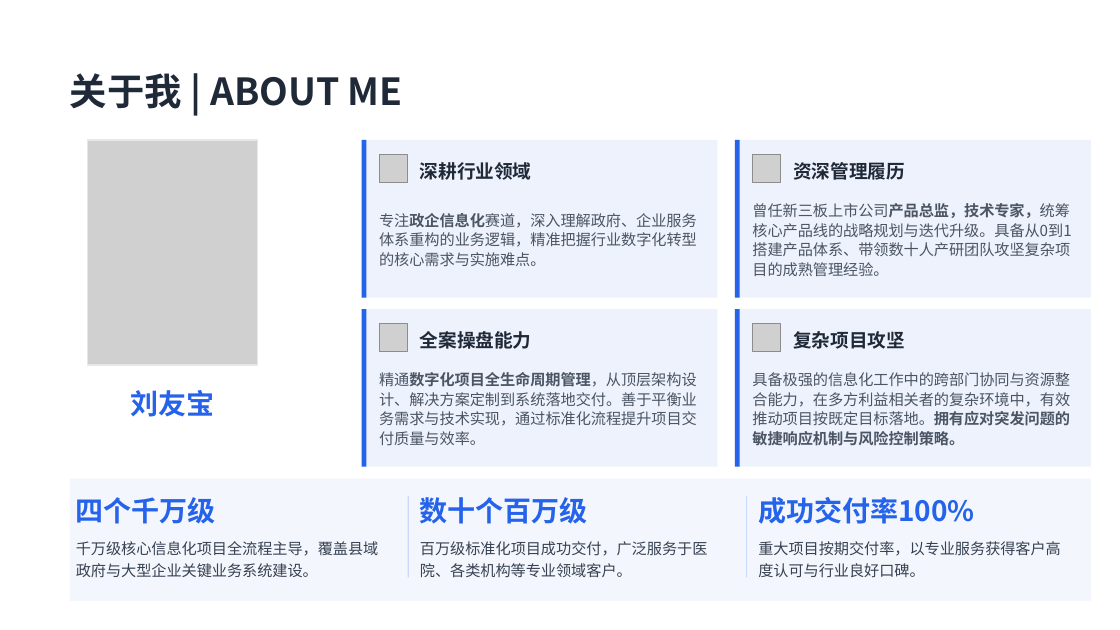
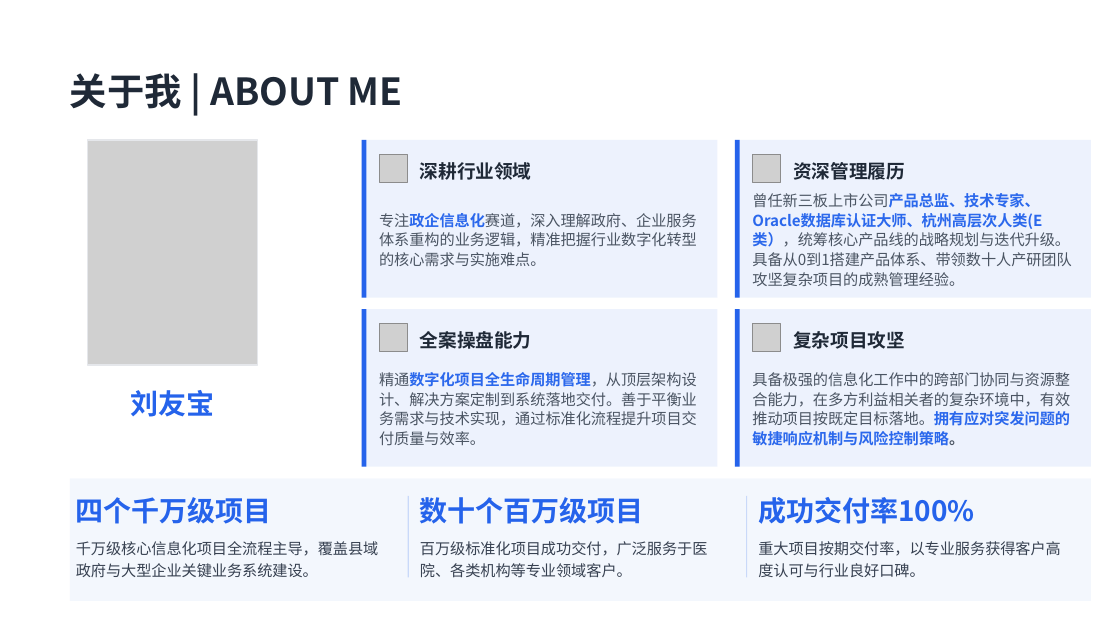
Before and after one commit to user007a/project, a slide deck: slide 1 of pro_sanzhutraining/docs/项目建设方案.pptx (slide 2 before the commit). Drawn at 1120x630 pixels with LibreOffice and Linux fonts; fonts in the diff are those of the drawing; grey boxes stand for pictures. Boxes give left, top, right and bottom in pixels: in the first picture for what was removed or moved away, otherwise in the second. Text is boxed around its words. In the diff, an @@ line names an element or a change of style, - is before the commit and + after.

```diff
--- a/pro_sanzhutraining/docs/项目建设方案.pptx
+++ b/pro_sanzhutraining/docs/项目建设方案.pptx
@@ text "专注政企信息化赛道，深入理解政府、企业服务体系重构的业务逻辑，精准把握行业数字化转型的核心需求与实施难点。" at box(379, 213, 697, 266): text colour #4B5563 to #2B68EC in "专注政企信息化赛道，深入理解政府、企业服务体系重构的业务逻辑，精准把握行业数字化转型的核心需求与实施难点。" @@
@@ text at box(752, 193, 1071, 286): text changed @@
-曾任新三板上市公司产品总监，技术专家，统筹核心产品线的战略规划与迭代升级。具备从0到1搭建产品体系、带领数十人产研团队攻坚复杂项目的成熟管理经验。
+曾任新三板上市公司产品总监、技术专家、Oracle数据库认证大师、杭州高层次人类(E类），统筹核心产品线的战略规划与迭代升级。具备从0到1搭建产品体系、带领数十人产研团队攻坚复杂项目的成熟管理经验。
@@ text "精通数字化项目全生命周期管理，从顶层架构设计、解决方案定制到系统落地交付。善于平衡业务需求与技术实现，通过标准化流程提升 ..." at box(379, 372, 697, 445): text colour #4B5563 to #2B68EC in "精通数字化项目全生命周期管理，从顶层架构设计、解决方案定制到系统落地交付。善于平衡业务需求与技术实现，通过标准化流程提升 ..." @@
@@ text "具备极强的信息化工作中的跨部门协同与资源整合能力，在多方利益相关者的复杂环境中，有效推动项目按既定目标落地。拥有应对突发 ..." at box(752, 372, 1070, 446): text colour #4B5563 to #2B68EC in "具备极强的信息化工作中的跨部门协同与资源整合能力，在多方利益相关者的复杂环境中，有效推动项目按既定目标落地。拥有应对突发 ..." @@
@@ text at box(76, 497, 272, 524): text changed @@
-四个千万级
+四个千万级项目
@@ text at box(420, 497, 644, 524): text changed @@
-数十个百万级
+数十个百万级项目
```
Also in this commit, not shown: 8 other slides changed, 1 slide removed, 3 other files.
